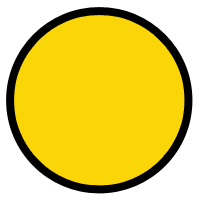
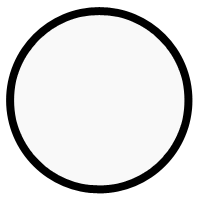
Two versions of the same layered image (200px x 200px). Layer-by-layer changes:
showed "hover" over <box>14,15,185,186</box>
hid "muscle" over <box>14,15,185,186</box>
